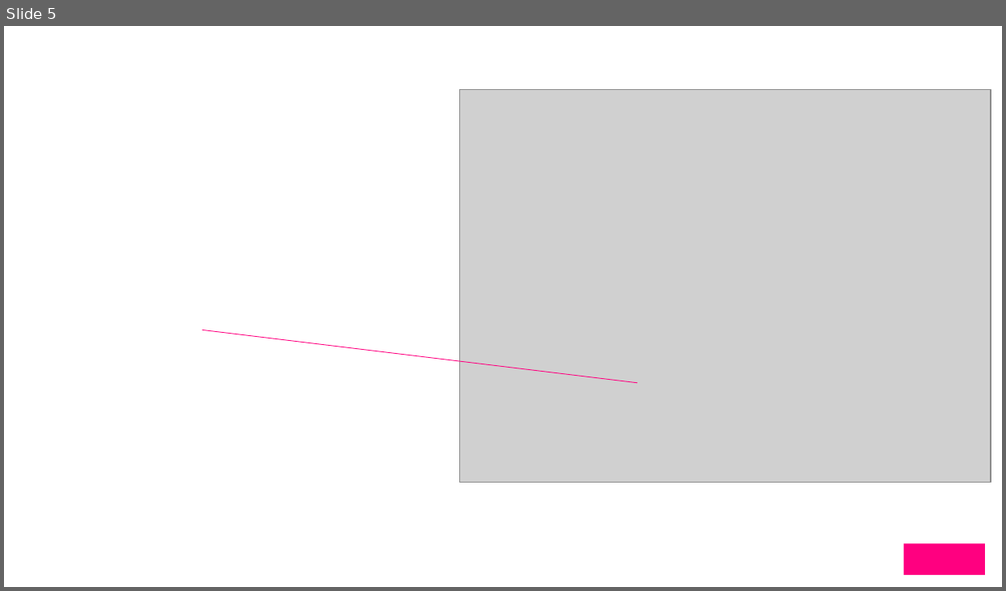
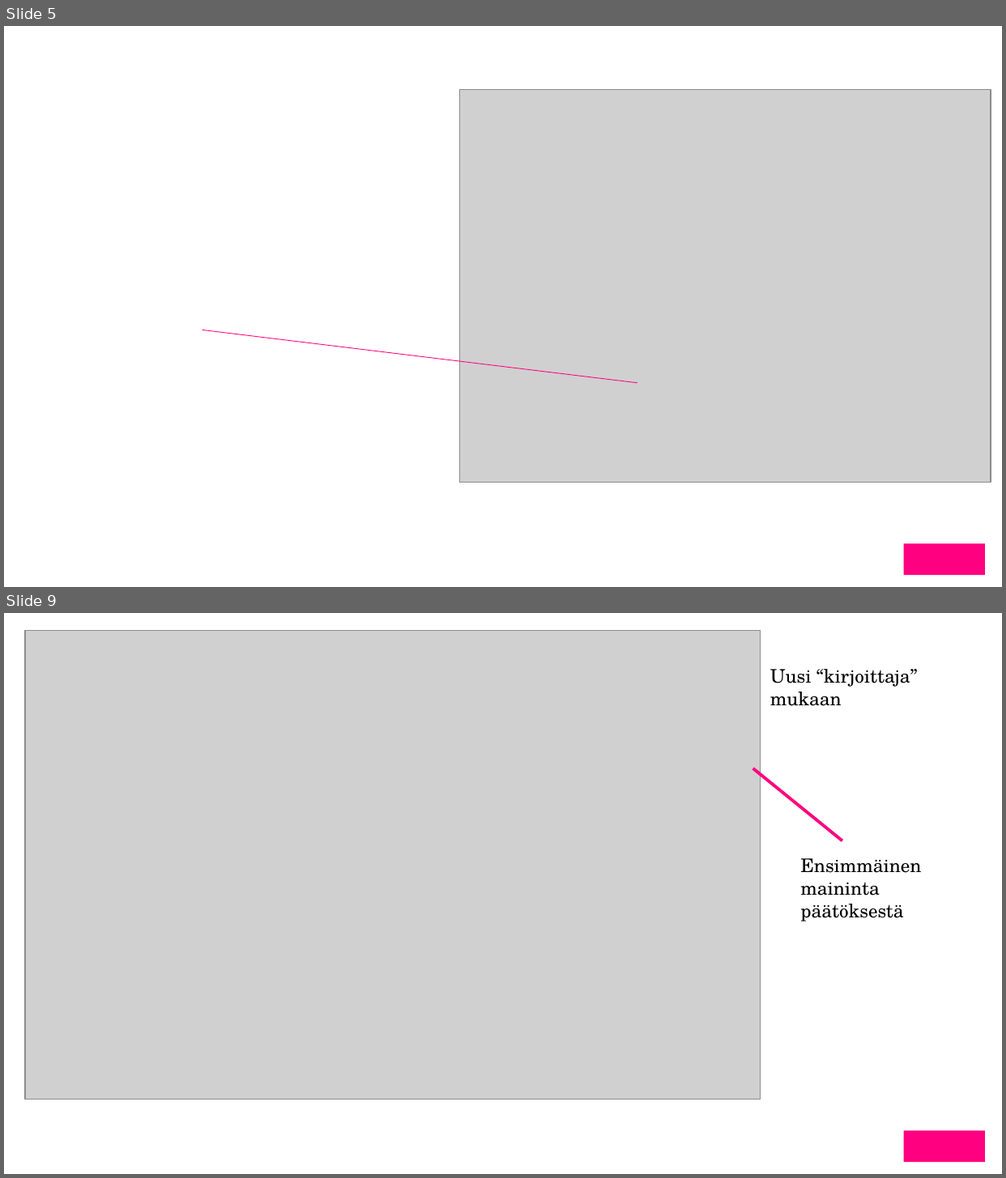
Before and after one commit to timole/usage, a slide deck: docs/Lupapiste Usage Data - 20150430.pptx. Shown one above the other, each under a label of ours: slide 5 before the commit, slides 5 and 9 after it; the slides between them are not shown. The pictures are 1006x591 and 1006x1178 pixels, drawn with LibreOffice and Linux fonts; fonts in the diff are those of the drawing; grey boxes stand for pictures; background and template pictures are left out. Boxes give left, top, right and bottom in pixels: in the first picture for what was removed or moved away, otherwise in the second. Text is boxed around its words. In the diff, an @@ line names an element or a change of style, - is before the commit and + after.

```diff
--- a/docs/Lupapiste Usage Data - 20150430.pptx
+++ b/docs/Lupapiste Usage Data - 20150430.pptx
@@ slide 9 added at (x1=4, y1=613, x2=1002, y2=1174), background #FFFFFF; not listed: 1 template element that a slide beside it also shows @@
@@ picture added at (x1=25, y1=630, x2=761, y2=1099) @@
@@ text added at (x1=770, y1=669, x2=918, y2=706), 13.5 pt, text #000000 @@
+Uusi “kirjoittaja” mukaan
@@ line added from (842, 841) to (753, 769), #FF0080 2.25 pt @@
@@ text added at (x1=800, y1=858, x2=921, y2=922), 13.5 pt, text #000000 @@
+Ensimmäinen maininta päätöksestä
```
Also in this commit, not shown: 5 other slides added.
